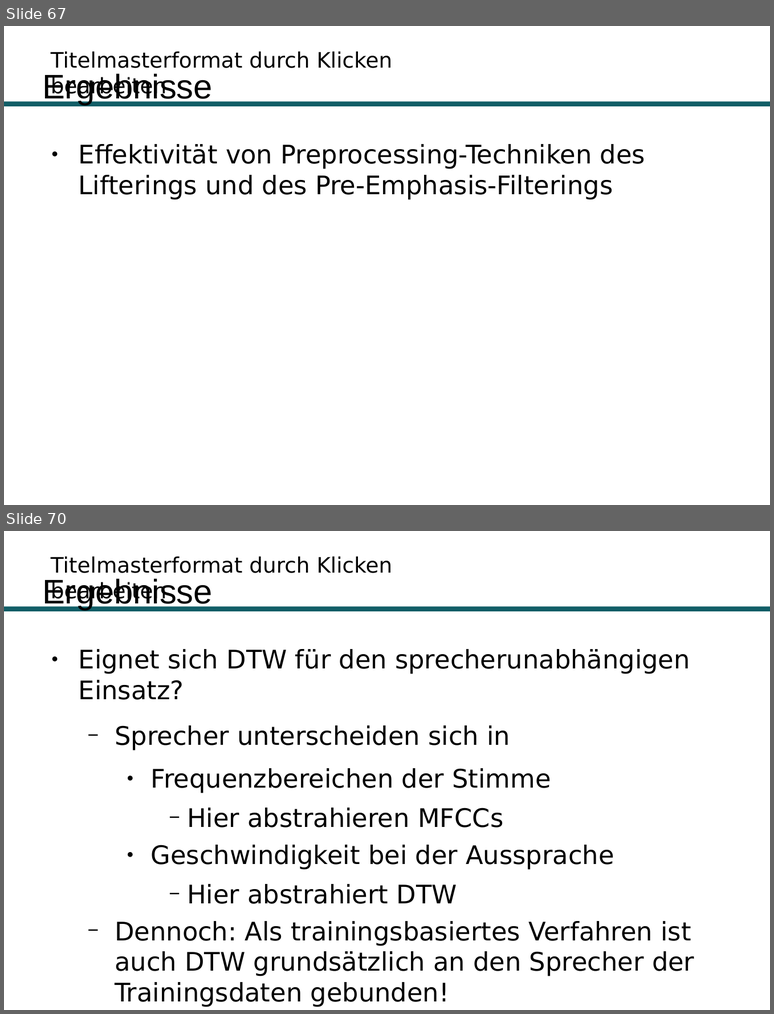
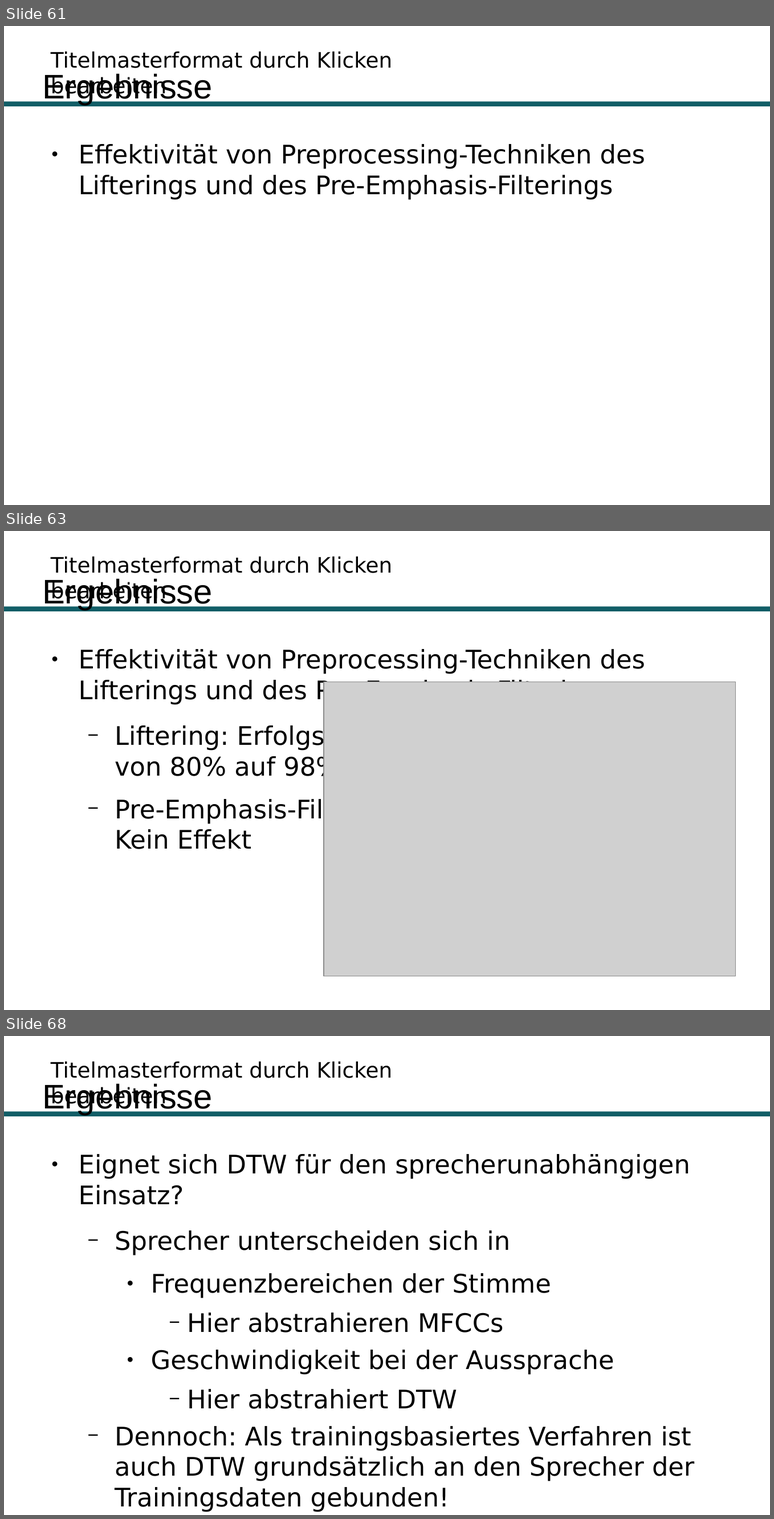
Before and after one commit to Hirnschwamm/DTW, a slide deck: Präsentation.odp. Shown one above the other, each under a label of ours: slides 67 and 70 before the commit, slides 61, 63 and 68 after it; the slides between them are not shown. The pictures are 774x1014 and 774x1519 pixels, drawn with LibreOffice and Linux fonts; fonts in the diff are those of the drawing; grey boxes stand for pictures; background and template pictures are left out. Boxes give left, top, right and bottom in pixels: in the first picture for what was removed or moved away, otherwise in the second. Text is boxed around its words. In the diff, an @@ line names an element or a change of style, - is before the commit and + after.

```diff
--- a/Präsentation.odp
+++ b/Präsentation.odp
@@ slide 63 added at (4,531,770,1010), background #FFFFFF; not listed: 2 template elements that a slide beside it also shows @@
@@ title added at (42,578,213,610), 32 pt, text #000000 @@
+Ergebnisse
@@ text added at (79,649,645,849), 24 pt, text #000000 @@
+● Effektivität von Preprocessing-Techniken des Lifterings und des Pre-Emphasis-Filterings
+  − Liftering: Erfolgsrate steigt
+    von 80% auf 98%
+  − Pre-Emphasis-Filtering:
+    Kein Effekt
@@ picture added at (323,682,736,976) @@
@@ what was slide 67 is now slide 61 @@
@@ what was slide 70 is now slide 68 @@
```
Also in this commit, not shown: 13 slides changed, 3 other slides added, 6 slides removed.
